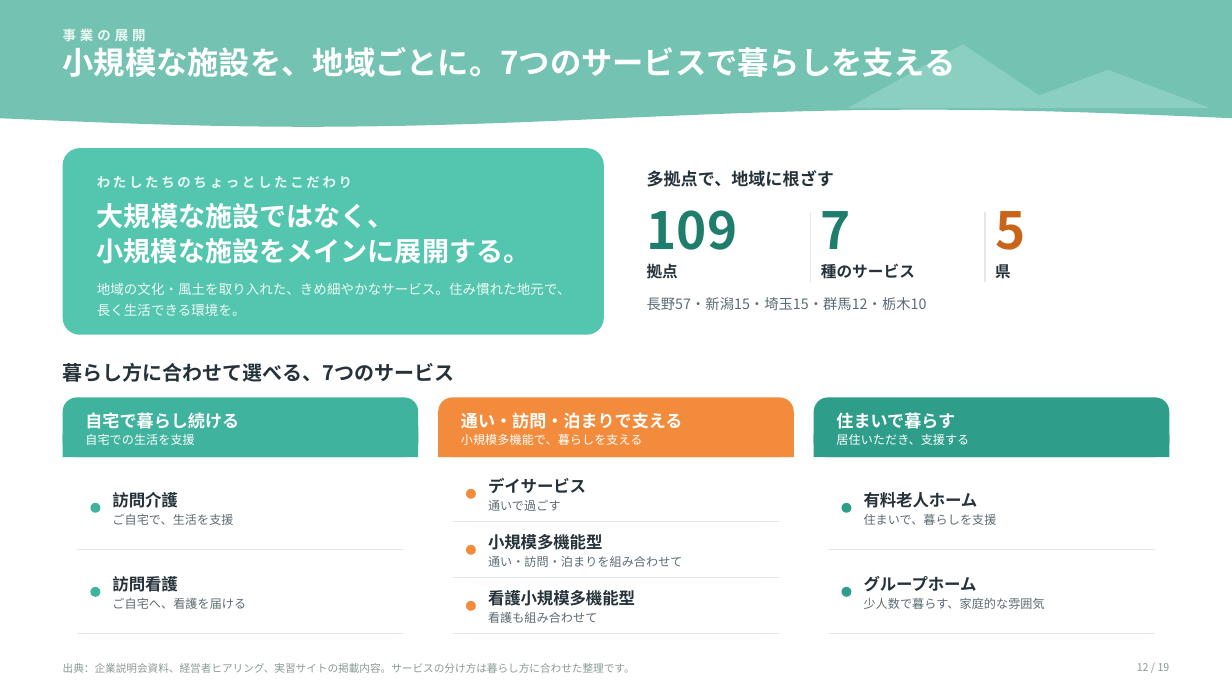
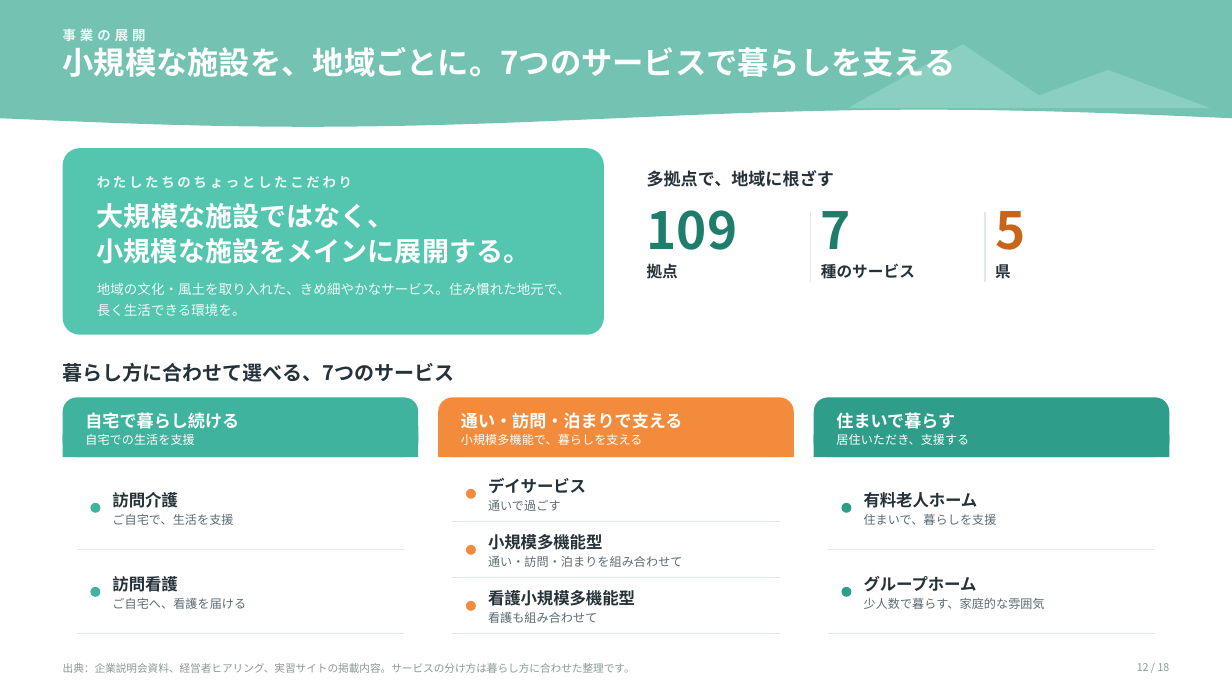
Before and after one commit to tatatatachan/claude, a slide deck: slide 12 of kyoiku-jisshu/共育実習_図解.pptx. Drawn at 1232x693 pixels with LibreOffice and Linux fonts; fonts in the diff are those of the drawing. Boxes give left, top, right and bottom in pixels: in the first picture for what was removed or moved away, otherwise in the second. Text is boxed around its words. In the diff, an @@ line names an element or a change of style, - is before the commit and + after.

```diff
--- a/kyoiku-jisshu/共育実習_図解.pptx
+++ b/kyoiku-jisshu/共育実習_図解.pptx
@@ text removed at [647,297,927,310] @@
-長野57・新潟15・埼玉15・群馬12・栃木10
```
Also in this commit, not shown: 17 other slides changed, 1 slide removed, 2 other files.
